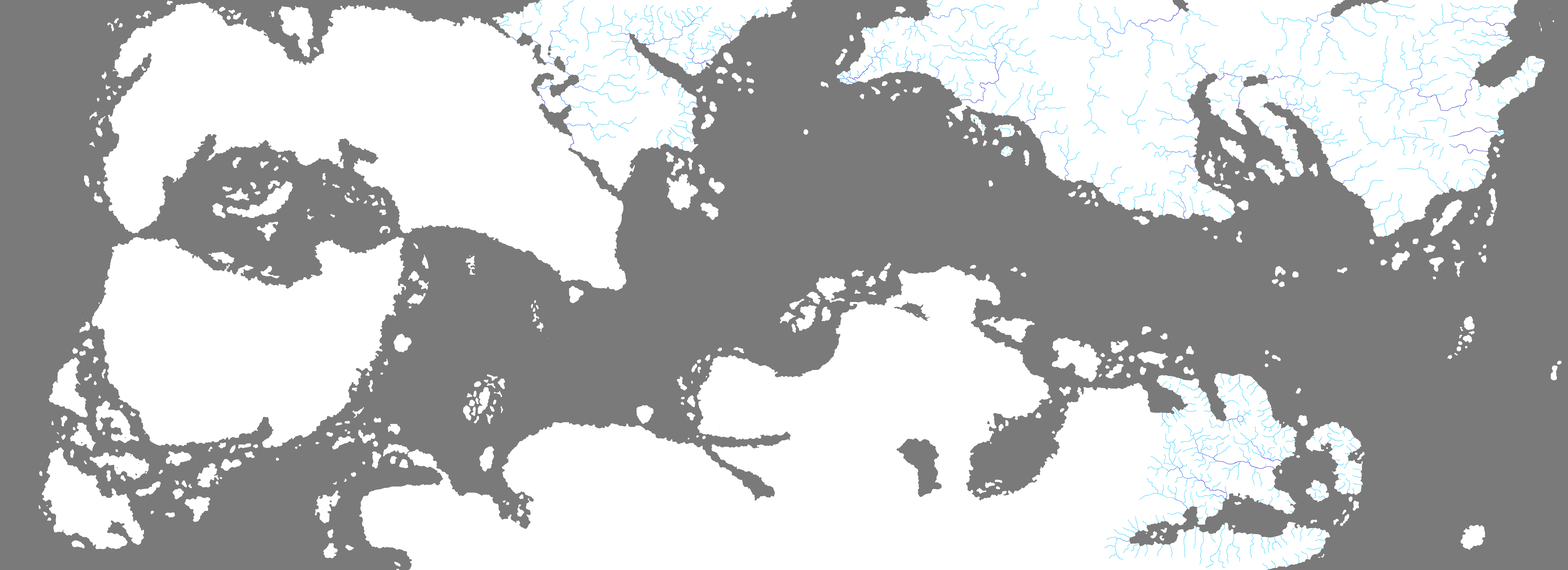
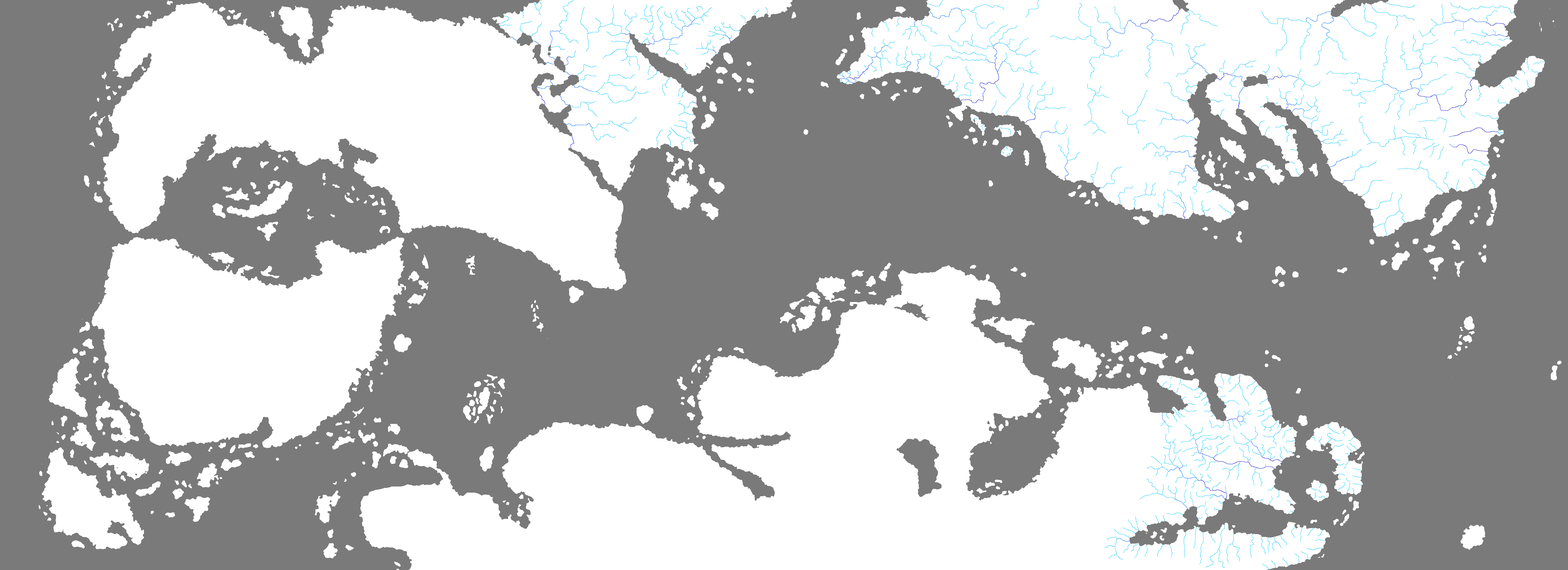
Layer changes from the first (1568, 570) image to the second:
removed layer "River" over [522, 13, 1421, 545]
removed layer "heightmap" over [522, 13, 1421, 545]
removed layer "nationbordersformindman.png" (was 99%) over [522, 13, 1421, 545]
added layer "Rivers" above "rivers.bmp" over [522, 13, 1421, 545]
added layer "rivers.bmp" over [522, 13, 1421, 545]
